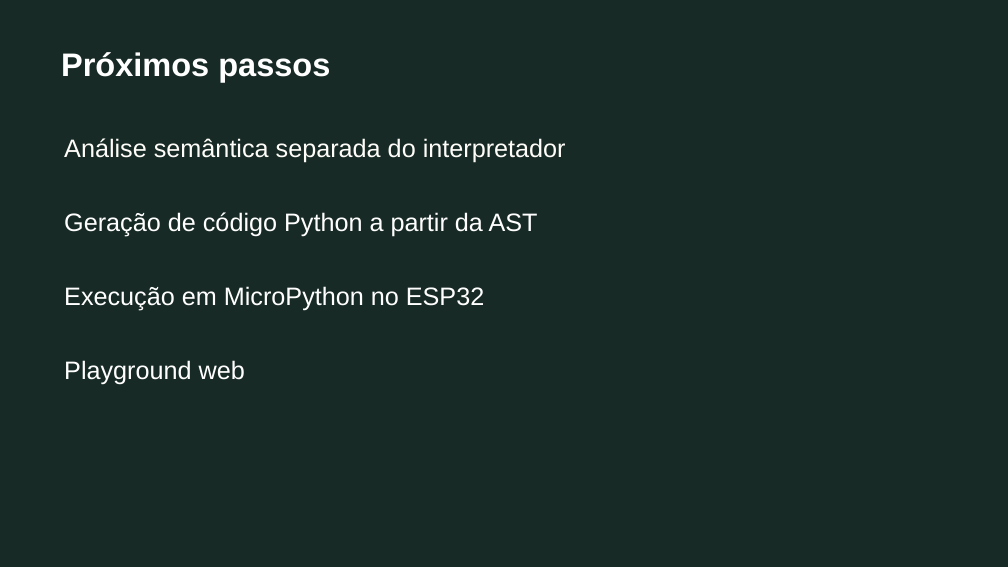
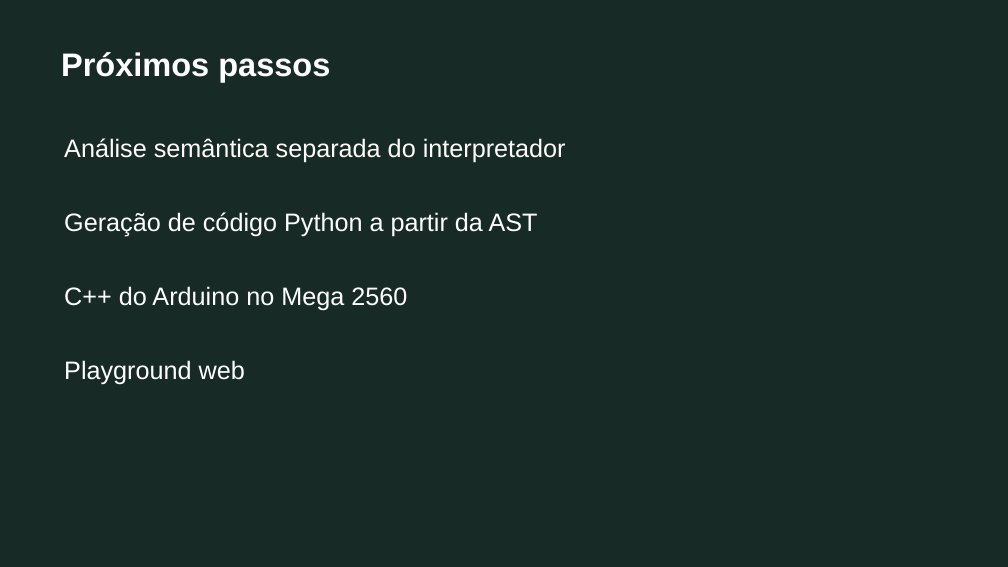
Before and after one commit to fernandomcrsilva/grove-language, a slide deck: slide 10 of docs/grove-compiladores.pptx. Drawn at 1008x567 pixels with LibreOffice and Linux fonts; fonts in the diff are those of the drawing. Boxes give left, top, right and bottom in pixels: in the first picture for what was removed or moved away, otherwise in the second. Text is boxed around its words. In the diff, an @@ line names an element or a change of style, - is before the commit and + after.

```diff
--- a/docs/grove-compiladores.pptx
+++ b/docs/grove-compiladores.pptx
@@ text at (64, 286, 407, 311): text changed @@
-Execução em MicroPython no ESP32
+C++ do Arduino no Mega 2560
```
Also in this commit, not shown: 1 other slide changed, 3 other files.
